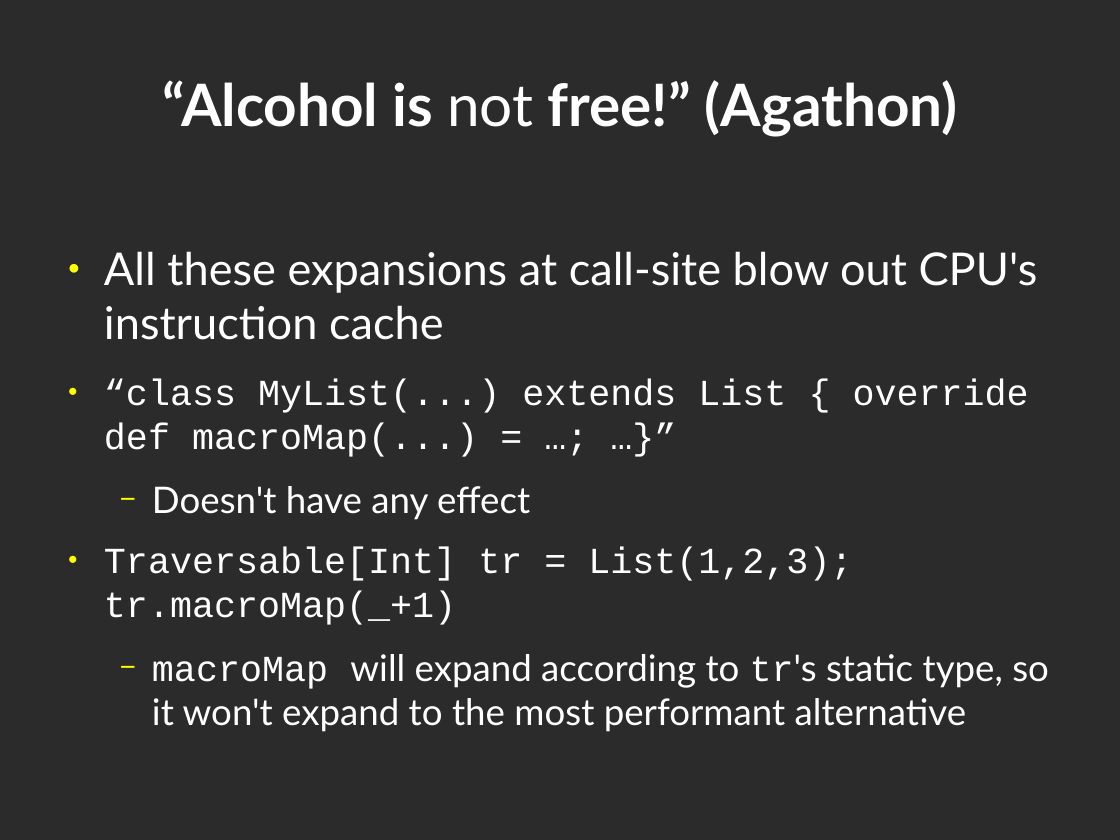
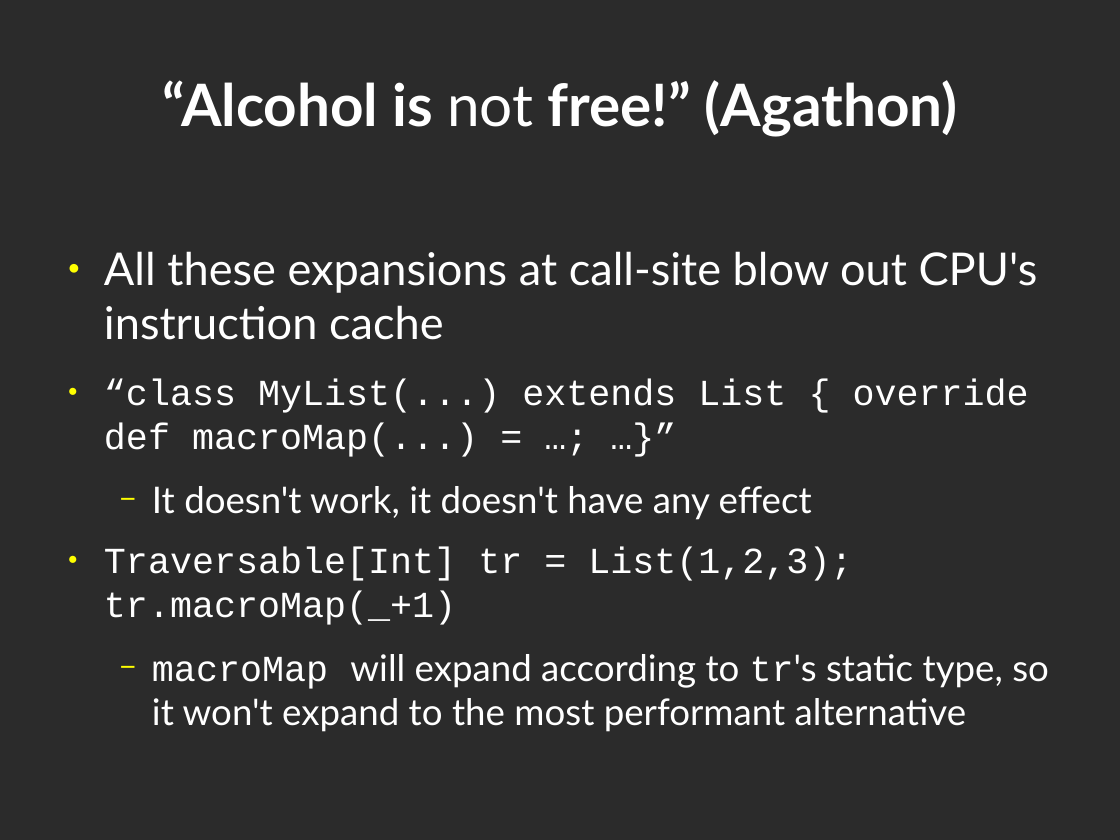
Before and after one commit to geo-kollias/msc-thesis-tex, a slide deck: slide 24 of geokollias_msc_thesis_pres.odp. Drawn at 1120x840 pixels with LibreOffice and Linux fonts; fonts in the diff are those of the drawing; background and template pictures are left out; a plain dark background stands for a picture behind light text. Boxes give left, top, right and bottom in pixels: in the first picture for what was removed or moved away, otherwise in the second. Text is boxed around its words. In the diff, an @@ line names an element or a change of style, - is before the commit and + after.

```diff
--- a/geokollias_msc_thesis_pres.odp
+++ b/geokollias_msc_thesis_pres.odp
@@ text at [152,486,812,520]: text changed @@
-  − Doesn't have any effect
+  − It doesn't work, it doesn't have any effect
```
Also in this commit, not shown: 4 other slides changed.
